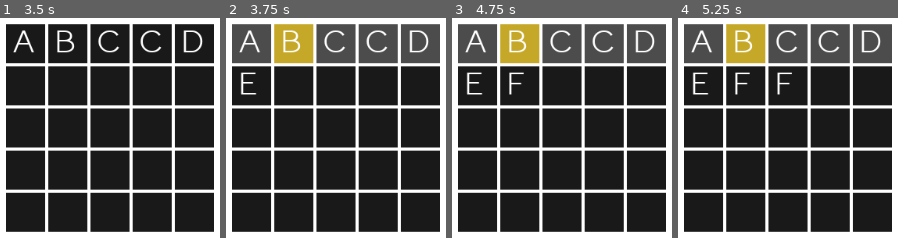
Above: before the commit, frames 1-4 (left to right).
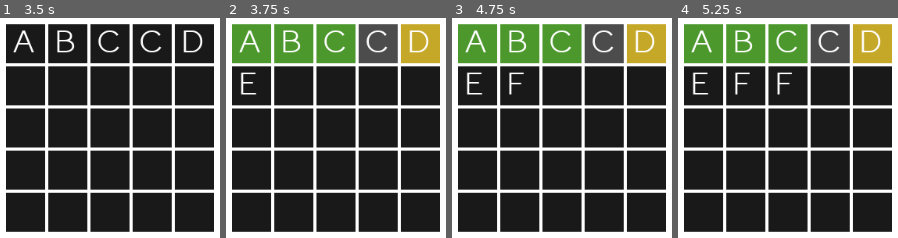
Above: after the commit, the same moments.

Repository: jackmcguinness/CrossWordle
Game: Godot game, scene res://Scenes/MainScene.tscn
The game is run twice, just before and just after one commit, with the same random seed, the same clock (stepped at 60 frames per second) and the same inputs.
Inputs:
- Up to frame 1 (3.5 s): tap Enter (Enter) at 0.5, 2 s; hold A (A) 0.53-1.28 s; tap B (B) at 0.8, 1.35 s; tap Space at 1.25, 2.75 s; hold Backspace (BackSpace) 1.28-2.03 s; tap C (C) at 1.55 s; hold C (C) 2.03-2.78 s; tap D (D) at 2.3, 2.85 s; tap E (E) at 3.05 s
- Up to frame 2 (3.75 s): tap Enter (Enter) at 3.5 s; hold Backspace (BackSpace) from 3.53 s (still down); hold E (E) from 3.53 s (still down)
- Up to frame 3 (4.75 s): keep holding Backspace (BackSpace); tap Enter (Enter) at 3.8, 4.35 s; tap Space at 4.25 s; release E (E) at 4.28 s; tap F (F) at 4.55 s
- Up to frame 4 (5.25 s): keep holding Backspace (BackSpace); hold F (F) from 5.03 s (still down)

Frame 1 is identical in both runs. In frame 2, 12% of the frame differs, in the area x 2-98%, y 2-21%; in frame 3, 12%; in frame 4, 12%.

Commit message:
Halfway there - current code triggers first yellows incorrectly. TODO: Solution for this written in comments in row.gd.

Diff:
--- a/Scripts/Data.gd
+++ b/Scripts/Data.gd
@@ -1,7 +1,7 @@
 extends Node
 
 var guess_n : int = 0 #gets incremented for each guess
-var answer : String = "BOOSE"
+var answer : String = "ABCDE"
 
 func _ready():
 	#capitalises answer to match capitalised letter inputs.
--- a/Scripts/Row.gd
+++ b/Scripts/Row.gd
@@ -51,7 +51,6 @@
 			print(node_name, "; " , guessed_word , ", " , letter_to_update)
 
 
-
 func compare_letters():
 
 	for n in DATA.answer.length():
@@ -65,16 +64,57 @@
 		if guessed_letter_n == answer_letter_n:
 			letterbox_n.set_colour_green()
 
-
+		#If letter appears in word, but is in the wrong place
 		elif (guessed_letter_n != answer_letter_n
 			and guessed_letter_n in DATA.answer):
-				letterbox_n.set_colour_yellow()
+
+				#Create substring of guessed_word from 0 to n.
+				var guess_substring : String = guessed_word.substr(0, n+1)
+
+				#Count number of times letter occurs in substring
+				var letter_count = guess_substring.count(guessed_letter_n, 0)
+
+				#Compare against answer - set yellow or grey accordingly
+				if letter_count <= DATA.answer.count(guessed_letter_n, 0):
+					letterbox_n.set_colour_yellow()
+				else:
+					letterbox_n.set_colour_grey()
+
+
+#		BELOW DOESN'T QUITE WORK YET!!!
+#		If a letter is guessed BEFORE the correct place, it will colour yellow
+#		regardless of if the letter is also guessed correctly and turns green.
+#		e.g: for answer ABCDE, if guessed CCCCC, the first C will turn yellow
+#		and the third will turn green.
+#
+#		SOLUTION: WI think we need to check for greens in a seperate loop before
+#		yellows. Then before we colour a box yellow, we can check to see how
+#		many of this letetr are coloured green, and then change the compare if to
+#
+#		if letter_count + (no. greens for this letter) <= DATA.answer.count(guessed_letter_n, 0):
+#			turn yellow
+#
+#
+#
+##		#SOLUTION THAT WILL WORK:
+##		1) Create a substring of guessed_word at from 0 to n (e.g. Godot will have substrs
+##		G, GO, GOD, GODO, GODOT).
+##		2) Then for each substr, count the number of times
+##		guessed_letter_n appears.
+##		3) Count the number of times guessed_letter_n appears in answer.
+##		4) if (2) <= (3), colour yellow. Otherwise colour grey.
+
 
 		else:
 			letterbox_n.set_colour_grey()
 
 
 
+#
+#func populate_letter_dictionary():
+#	for n in DATA.answer.length():
+#		var letter_n : String = guessed_word.substr(n, 1)
+#		update_letter_dict(letter_n)
 
 func get_input_letter(event):
 	#This func is here to call in place of using event.get_text() elsewhere.
@@ -107,6 +147,46 @@
 		return false
 	else:
 		print("ERROR: Guessed word has more letters than LetterBoxes!")
+
+
+#func initialise_letter_dictionary():
+#	#This function sets up the letter dictionary, where the value for each key
+#	#is the number of times the letter appears in the guessed word.
+#	#
+#	#The below list is necessary to declare the dictionary keys (A-Z).
+#	#This function can be called to reset the values, but the dict can also be
+#	#looped through.
+#	#letter_count.size() can be used to get/set size if necessary.
+#
+#	letter_count["A"] = 0
+#	letter_count["B"] = 0
+#	letter_count["C"] = 0
+#	letter_count["D"] = 0
+#	letter_count["E"] = 0
+#	letter_count["F"] = 0
+#	letter_count["G"] = 0
+#	letter_count["H"] = 0
+#	letter_count["I"] = 0
+#	letter_count["J"] = 0
+#	letter_count["K"] = 0
+#	letter_count["L"] = 0
+#	letter_count["M"] = 0
+#	letter_count["N"] = 0
+#	letter_count["O"] = 0
+#	letter_count["P"] = 0
+#	letter_count["Q"] = 0
+#	letter_count["R"] = 0
+#	letter_count["S"] = 0
+#	letter_count["T"] = 0
+#	letter_count["U"] = 0
+#	letter_count["V"] = 0
+#	letter_count["W"] = 0
+#	letter_count["X"] = 0
+#	letter_count["Y"] = 0
+#	letter_count["Z"] = 0
+#
+#func update_letter_dict(var letter_to_update : String):
+#	letter_count[letter_to_update] += 1
 
 func is_input_a_letter(var input : InputEvent):
 	#The letter inputs are hardcoded here for safety.
--- a/Scripts/WordGrid.gd
+++ b/Scripts/WordGrid.gd
@@ -23,7 +23,7 @@
 			row_node.compare_letters()
 
 			if current_row == total_rows:
-				#Finish game
+				#Finish game - TODO
 				pass
 
 			elif current_row < total_rows:
